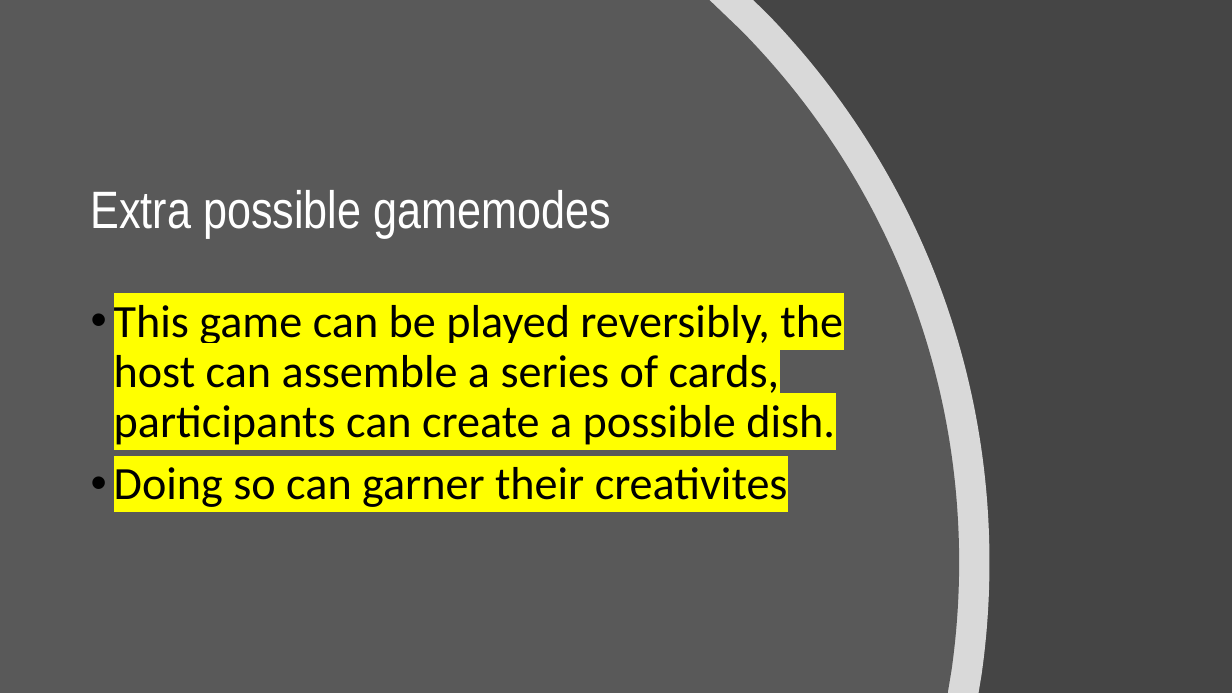
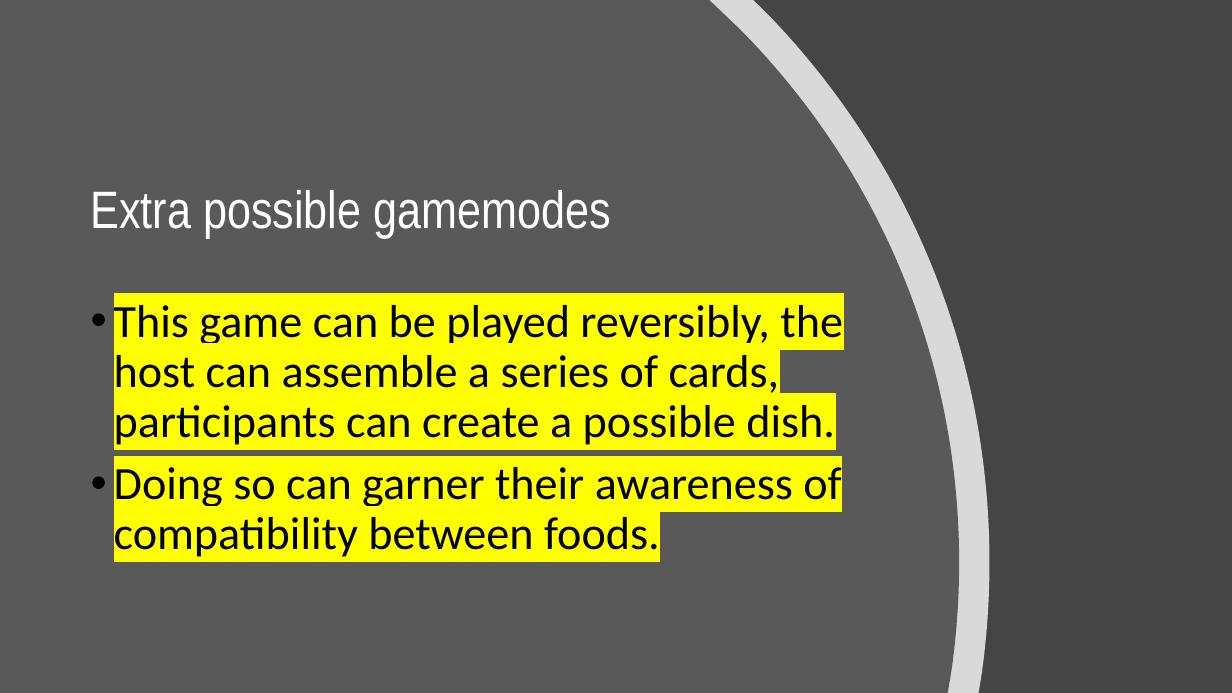
Before and after one commit to caddocksupporter/lab6, a slide deck: slide 13 of chanchithei_EA_Cardgame.pptx. Drawn at 1232x693 pixels with LibreOffice and Linux fonts; fonts in the diff are those of the drawing; background and template pictures are left out. Boxes give left, top, right and bottom in pixels: in the first picture for what was removed or moved away, otherwise in the second. Text is boxed around its words. In the diff, an @@ line names an element or a change of style, - is before the commit and + after.

```diff
--- a/chanchithei_EA_Cardgame.pptx
+++ b/chanchithei_EA_Cardgame.pptx
@@ text at bbox=[114, 467, 841, 557]: text changed @@
-• Doing so can garner their creativites
+• Doing so can garner their awareness of compatibility between foods.
```
